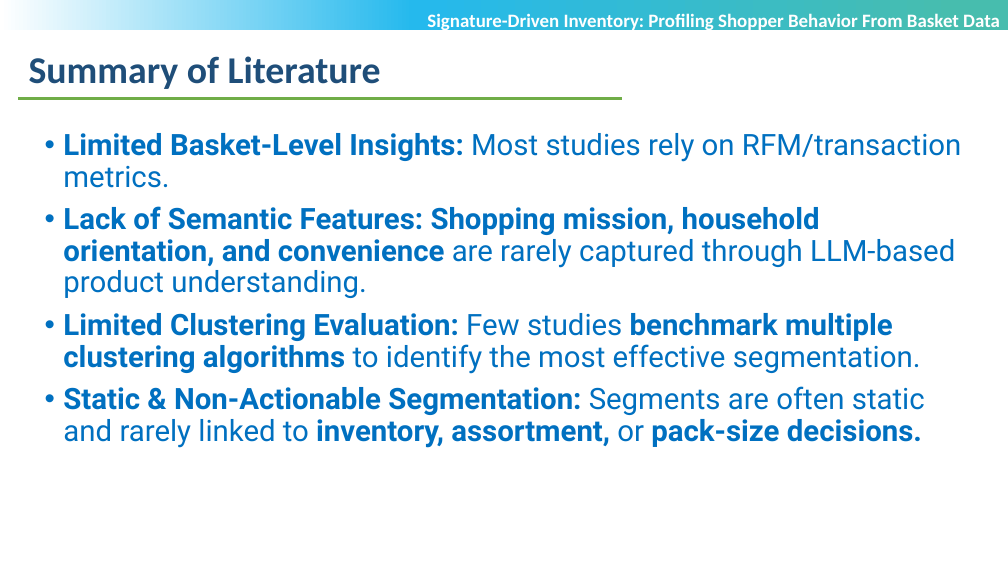
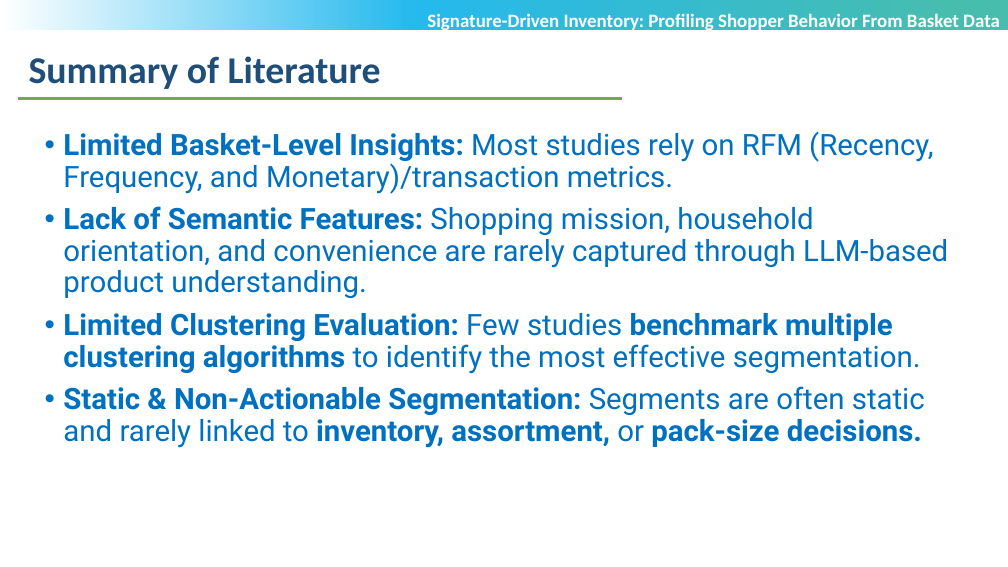
Before and after one commit to POOJITHA-02/lti-proj, a slide deck: slide 19 of 1ST REVIEW.pptx. Drawn at 1008x567 pixels with LibreOffice and Linux fonts; fonts in the diff are those of the drawing; background and template pictures are left out. Boxes give left, top, right and bottom in pixels: in the first picture for what was removed or moved away, otherwise in the second. Text is boxed around its words. In the diff, an @@ line names an element or a change of style, - is before the commit and + after.

```diff
--- a/1ST REVIEW.pptx
+++ b/1ST REVIEW.pptx
@@ text at (63, 131, 933, 194): text changed @@
-• Limited Basket-Level Insights: Most studies rely on RFM/transaction metrics.
+• Limited Basket-Level Insights: Most studies rely on RFM (Recency, Frequency, and Monetary)/transaction metrics.
@@ text at (63, 206, 948, 298): bold off in "Shopping mission, household orientation, and convenience" @@
```
Also in this commit, not shown: 11 other slides changed.
